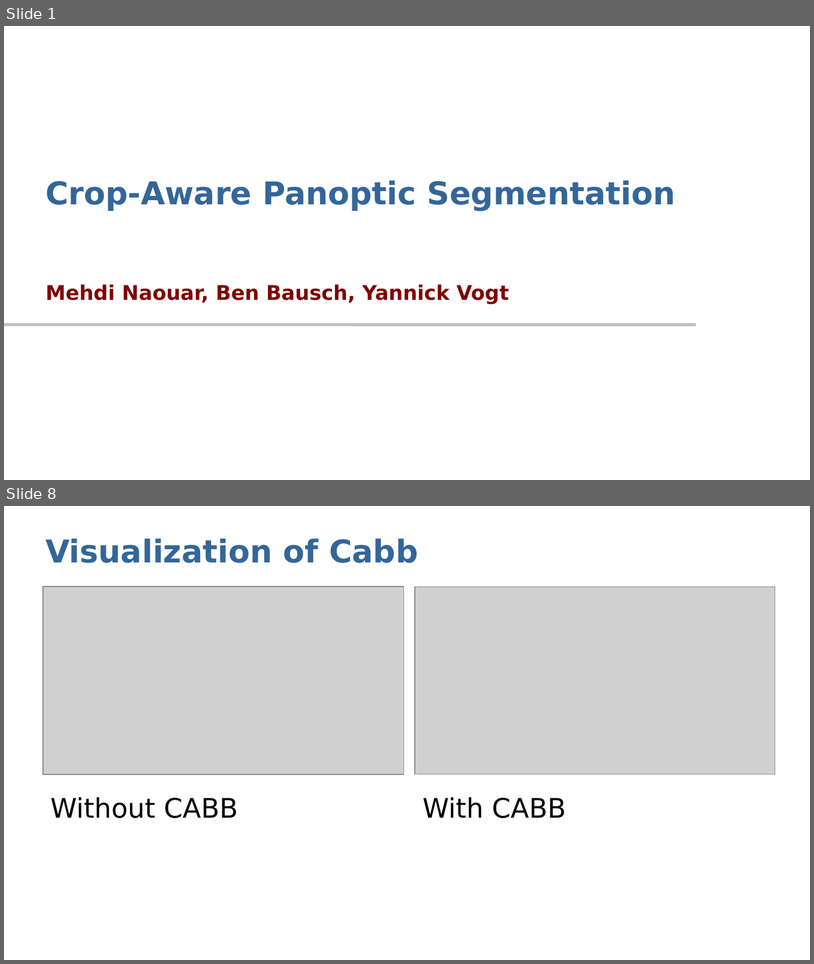
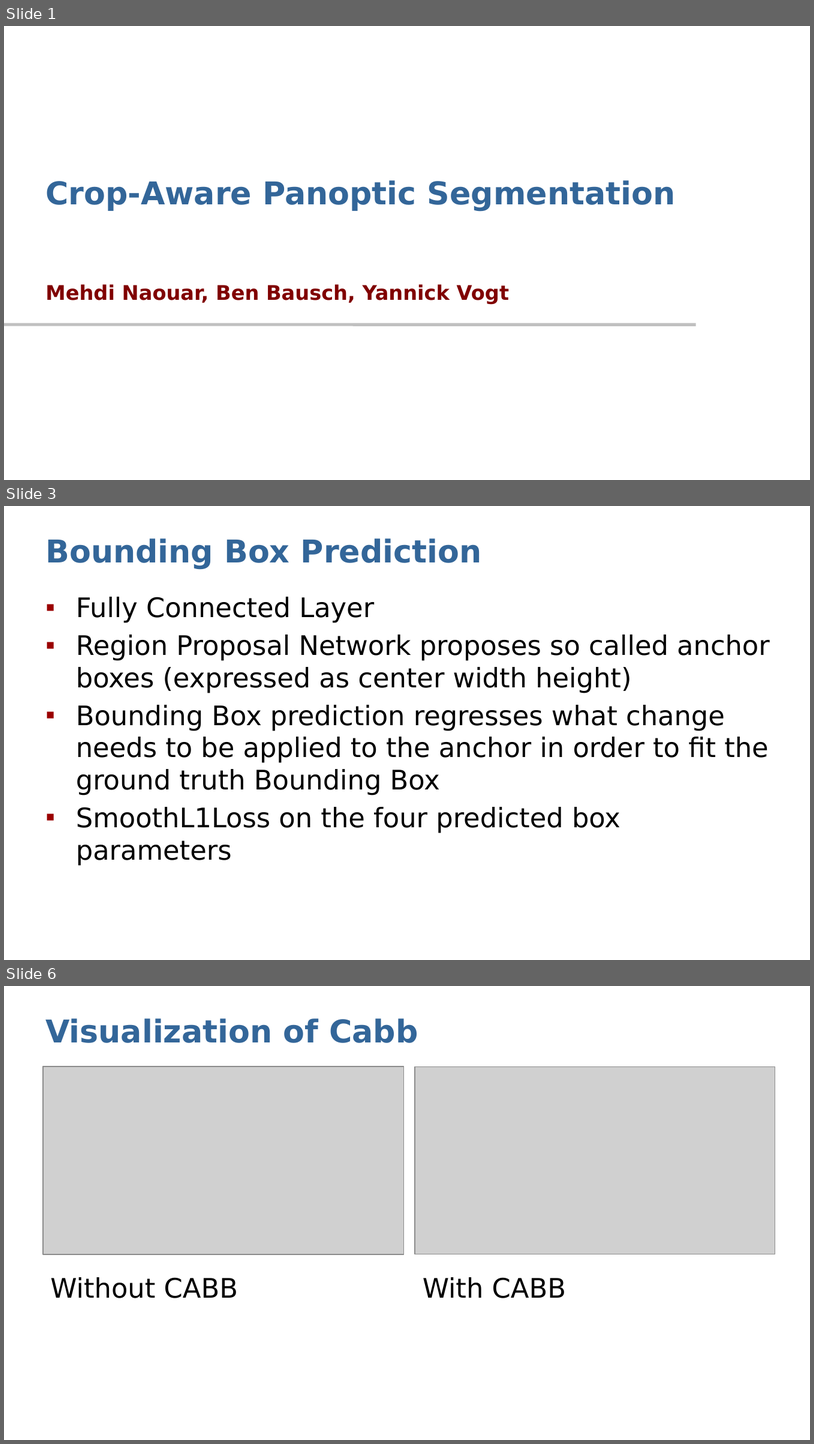
Before and after one commit to Dystron/Forked_EfficientPS, a slide deck: Crop-Aware Panoptic Segmentation.pptx. Shown one above the other, each under a label of ours: slides 1 and 8 before the commit, slides 1, 3 and 6 after it; the slides between them are not shown. The pictures are 814x964 and 814x1444 pixels, drawn with LibreOffice and Linux fonts; fonts in the diff are those of the drawing; grey boxes stand for pictures; background and template pictures are left out. Boxes give left, top, right and bottom in pixels: in the first picture for what was removed or moved away, otherwise in the second. Text is boxed around its words. In the diff, an @@ line names an element or a change of style, - is before the commit and + after.

```diff
--- a/Crop-Aware Panoptic Segmentation.pptx
+++ b/Crop-Aware Panoptic Segmentation.pptx
@@ slide 3 added at <box>4,506,810,960</box>, background #FFFFFF @@
@@ title added at <box>45,538,482,569</box>, 28 pt, text #336699, bold @@
+Bounding Box Prediction
@@ text added at <box>76,597,770,865</box>, 24 pt, text #000000 @@
+▪ Fully Connected Layer
+▪ Region Proposal Network proposes so called anchor boxes (expressed as center width height)
+▪ Bounding Box prediction regresses what change needs to be applied to the anchor in order to fit the ground truth Bounding Box
+▪ SmoothL1Loss on the four predicted box parameters
@@ what was slide 8 is now slide 6 @@
```
Also in this commit, not shown: 2 slides changed, 2 other slides added, 6 slides removed.
